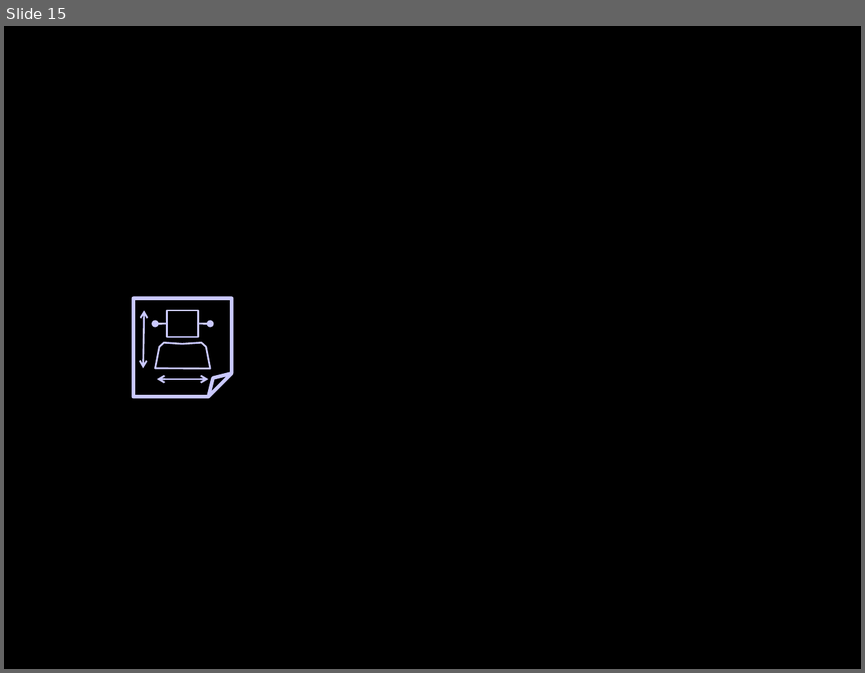
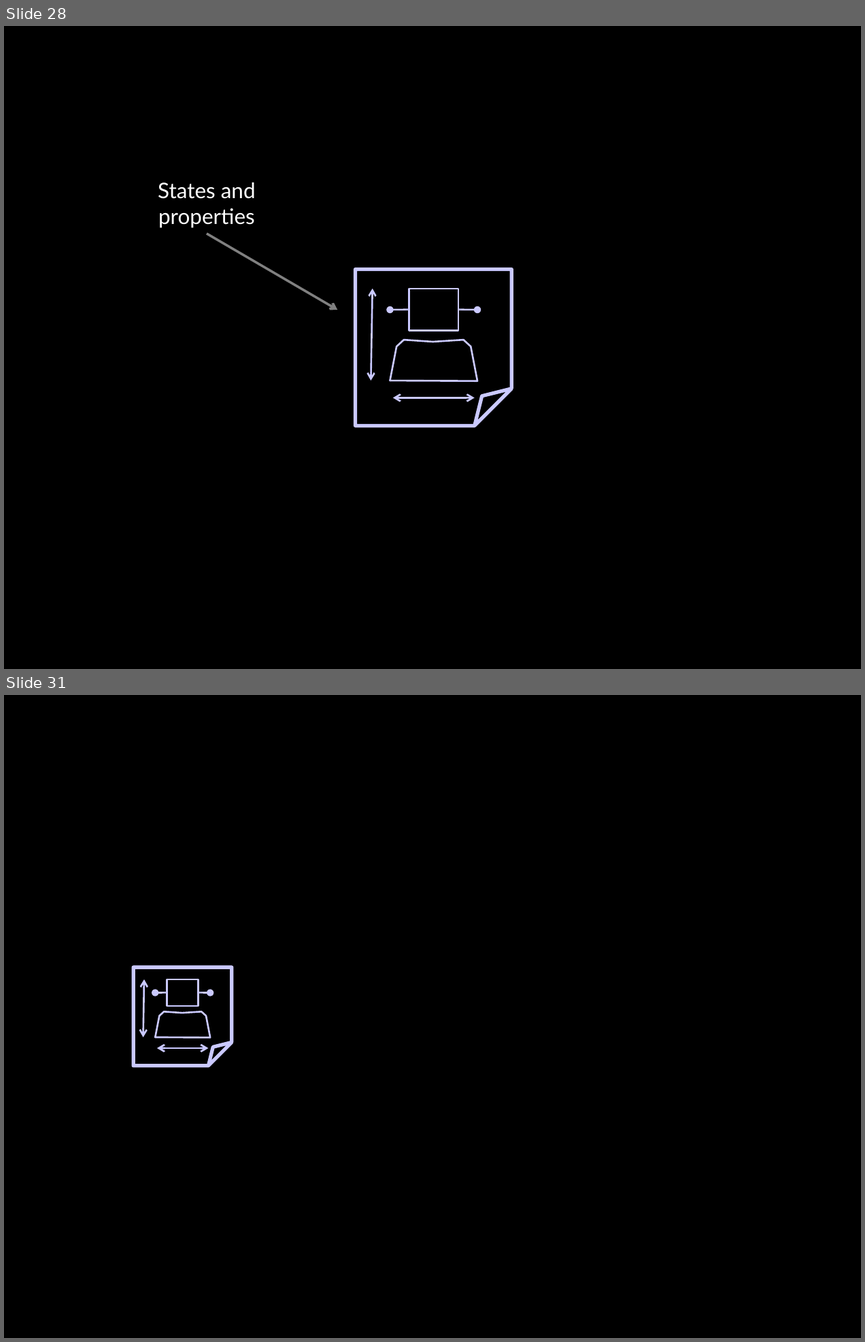
Before and after one commit to socketwench/OOPforObjectHaters, a slide deck: src/OOPforObjectHaters.pptx. Shown one above the other, each under a label of ours: slide 15 before the commit, slides 28 and 31 after it; the slides between them are not shown. The pictures are 865x673 and 865x1342 pixels, drawn with LibreOffice and Linux fonts; fonts in the diff are those of the drawing. Boxes give left, top, right and bottom in pixels: in the first picture for what was removed or moved away, otherwise in the second. Text is boxed around its words. In the diff, an @@ line names an element or a change of style, - is before the commit and + after.

```diff
--- a/src/OOPforObjectHaters.pptx
+++ b/src/OOPforObjectHaters.pptx
@@ slide 28 added at (x1=4, y1=26, x2=861, y2=669), background #000000 @@
@@ text added at (x1=158, y1=182, x2=256, y2=228), 18 pt, text #FFFFFF @@
+States and properties
@@ arrow added from (206, 233) to (337, 310), #808080 2 pt @@
@@ group added at (x1=356, y1=269, x2=511, y2=425): 2 arrows, 2 double arrows, 1 folded corner, 1 rectangle, 1 freeform shape @@
@@ what was slide 15 is now slide 31 @@
```
Also in this commit, not shown: 16 other slides added, 1 slide removed, 1 other file.
